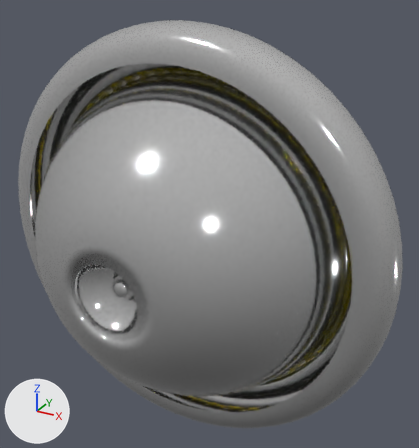
One commit to the Blender file vehicle/moto/tex_mat/headlight2/headlight2_small.blend: the scene before it, then after it.
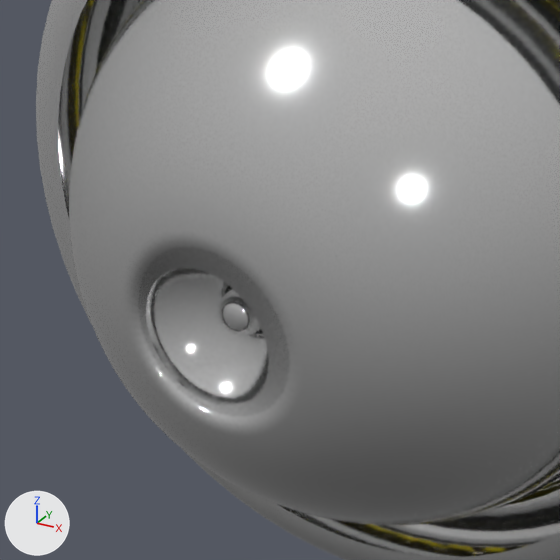
Each version is shown whole from a 50 mm lens placed at (1.701, -2.789, 1.549), pointed at (0.18, -0.023, 0.166), then close up on the part from 0% to 68% of the width and 28% to 92% of the height. Lighting does not change. The marker at lower left points along +X, +Y and +Z. The last two pictures show the newer version.

Names of what the first close-up shows: 'BezierCurve' and 1 more.
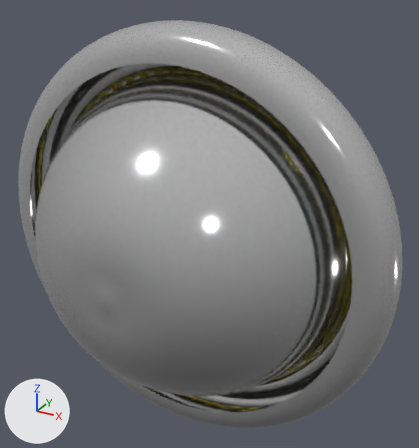
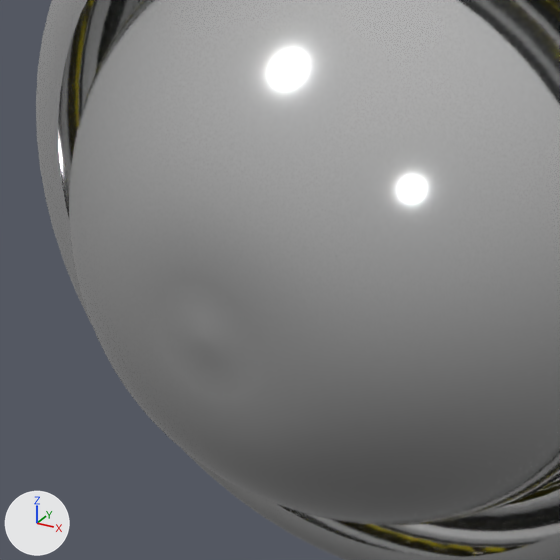
What changed in the scene script:
```text
Change cu_beziercurve:
    remove _sp.bezier_points.foreach_set('co', [-1.1, -0.197, 0.0, -1.3, 0.00288, 0.0, -1.0, 0.0, 0.0, -0.2, -0.8, 0.0, -0.1, -0.6, 0.0, 0.0, -0.7, 0.0])
    remove _sp.bezier_points.foreach_set('handle_left', [-1.013, -0.197, 0.0, -1.3, -0.2, 0.0, -1.0, 0.2, 0.0, -0.6, -0.8, 0.0, -0.186, -0.614, 0.0, -0.1, -0.7, 0.0])
    remove _sp.bezier_points.foreach_set('handle_right', [-1.15, -0.197, 0.0, -1.3, 0.2, 0.0, -1.0, -0.3, 0.0, -0.35, -0.8, 0.0, -0.0455, -0.591, 0.0, 0.123, -0.7, 0.0])
    remove for _p, _l, _r in zip(_sp.bezier_points, ['ALIGNED', 'ALIGNED', 'ALIGNED', 'FREE', 'AUTO', 'ALIGNED'], ['ALIGNED', 'ALIGNED', 'ALIGNED', 'FREE', 'AUTO', 'ALIGNED']): _p.handle_left_type = _l; _p.handle_right_type = _r
    _sp: cu_beziercurve.splines.new('BEZIER'); _sp.bezier_points.add(5) -> cu_beziercurve.splines.new('BEZIER'); _sp.bezier_points.add(4)
    add _sp.bezier_points.foreach_set('co', [-1.1, -0.197, 0.0, -1.3, 0.00288, 0.0, -1.0, 0.0, 0.0, -0.2, -0.8, 0.0, 0.0, -0.811, 0.0])
    add _sp.bezier_points.foreach_set('handle_left', [-1.013, -0.197, 0.0, -1.3, -0.2, 0.0, -1.0, 0.2, 0.0, -0.6, -0.8, 0.0, -0.0781, -0.807, 0.0])
    add _sp.bezier_points.foreach_set('handle_right', [-1.15, -0.197, 0.0, -1.3, 0.2, 0.0, -1.0, -0.3, 0.0, -0.0793, -0.8, 0.0, 0.0781, -0.816, 0.0])
    add for _p, _l, _r in zip(_sp.bezier_points, ['ALIGNED', 'ALIGNED', 'ALIGNED', 'FREE', 'AUTO'], ['ALIGNED', 'ALIGNED', 'ALIGNED', 'FREE', 'AUTO']): _p.handle_left_type = _l; _p.handle_right_type = _r
    add _sp.order_u = 0
    add _sp.order_v = 0
    add _sp = cu_beziercurve.splines.new('BEZIER'); _sp.bezier_points.add(1)
    add _sp.bezier_points.foreach_set('co', [-0.16, -0.6, 0.0, 0.0, -0.389, 0.0])
    add _sp.bezier_points.foreach_set('handle_left', [-0.142, -0.68, 0.0, -0.143, -0.389, 0.0])
    add _sp.bezier_points.foreach_set('handle_right', [-0.171, -0.551, 0.0, 0.123, -0.389, 0.0])
    add for _p, _l, _r in zip(_sp.bezier_points, ['ALIGNED', 'ALIGNED'], ['ALIGNED', 'ALIGNED']): _p.handle_left_type = _l; _p.handle_right_type = _r
```

Where the change shows, as pixel boxes [x1, y1, x2, y2] in the close-ups (560 x 560 px):
'BezierCurve', reshaped
    both: [36, 0, 560, 560]
